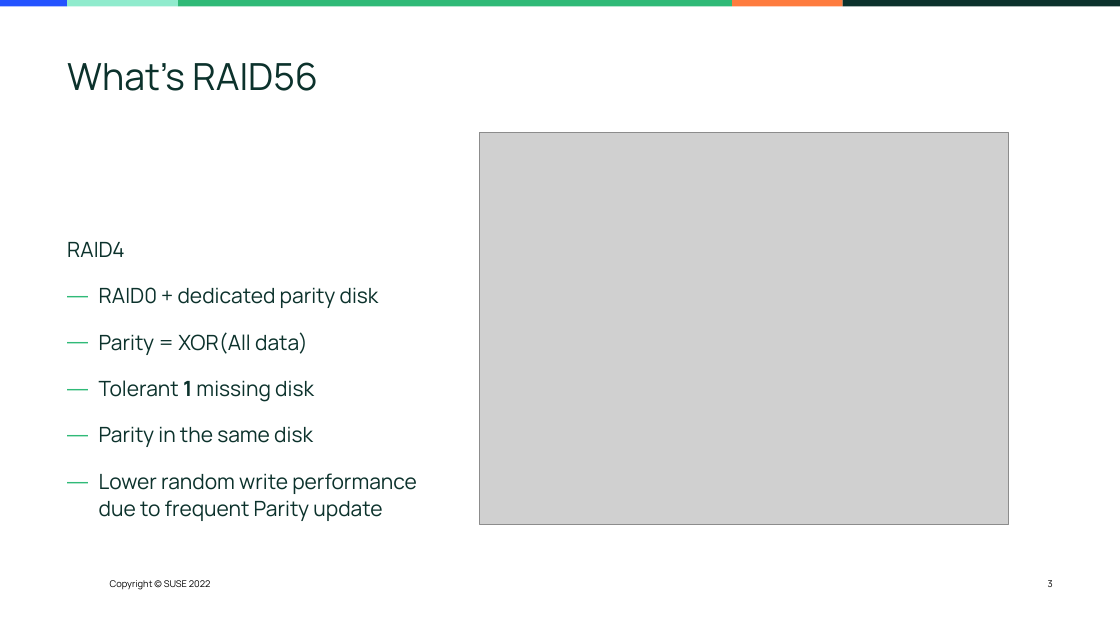
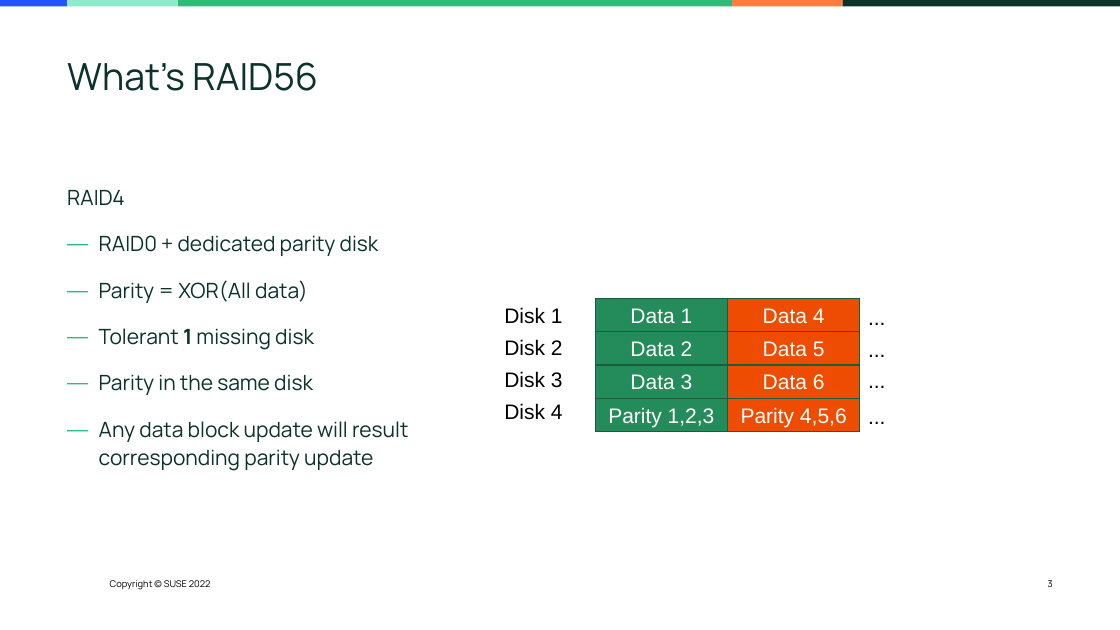
Before and after one commit to adam900710/btrfs_talk, a slide deck: slide 3 of RAID56.odp. Drawn at 1120x630 pixels with LibreOffice and Linux fonts; fonts in the diff are those of the drawing; grey boxes stand for pictures; background and template pictures are left out. Boxes give left, top, right and bottom in pixels: in the first picture for what was removed or moved away, otherwise in the second. Text is boxed around its words. In the diff, an @@ line names an element or a change of style, - is before the commit and + after.

Commit message:
rai56: update the slides to use examples representing btrfs RAID56

```diff
--- a/RAID56.odp
+++ b/RAID56.odp
@@ picture removed at [480, 132, 1009, 524] @@
@@ text "RAID4": place and size @@
-text "RAID4" at [67, 242, 417, 521]
+text "RAID4" at [67, 190, 408, 471]
@@ rectangle added at [596, 299, 728, 332], fill #248C5A, outline #185D3C 0 pt, 18 pt, text #FFFFFF @@
+Data 1
@@ rectangle added at [728, 299, 860, 332], fill #ED4C01, outline #185D3C 0 pt, 18 pt, text #FFFFFF @@
+Data 4
@@ text added at [504, 307, 563, 324], 18 pt, text #000000 @@
+Disk 1
@@ text added at [860, 300, 960, 332], 18 pt, text #000000 @@
+...
@@ text added at [504, 339, 563, 356], 18 pt, text #000000 @@
+Disk 2
@@ rectangle added at [596, 332, 728, 365], fill #248C5A, outline #185D3C 0 pt, 18 pt, text #FFFFFF @@
+Data 2
@@ rectangle added at [728, 332, 860, 365], fill #ED4C01, outline #185D3C 0 pt, 18 pt, text #FFFFFF @@
+Data 5
@@ text added at [860, 332, 960, 364], 18 pt, text #000000 @@
+...
@@ text added at [504, 371, 563, 388], 18 pt, text #000000 @@
+Disk 3
@@ rectangle added at [596, 365, 728, 398], fill #248C5A, outline #185D3C 0 pt, 18 pt, text #FFFFFF @@
+Data 3
@@ rectangle added at [728, 365, 860, 398], fill #ED4C01, outline #185D3C 0 pt, 18 pt, text #FFFFFF @@
+Data 6
@@ text added at [860, 364, 960, 396], 18 pt, text #000000 @@
+...
@@ text added at [504, 403, 563, 420], 18 pt, text #000000 @@
+Disk 4
@@ rectangle added at [596, 398, 728, 431], fill #248C5A, outline #185D3C 0 pt, 18 pt, text #FFFFFF @@
+Parity 1,2,3
@@ rectangle added at [728, 398, 860, 431], fill #ED4C01, outline #185D3C 0 pt, 18 pt, text #FFFFFF @@
+Parity 4,5,6
@@ text added at [860, 399, 960, 431], 18 pt, text #000000 @@
+...
@@ text at [99, 421, 408, 471]: text changed @@
-— Lower random write performance due to frequent Parity update
+— Any data block update will result corresponding parity update
```
Also in this commit, not shown: 7 other slides changed.
